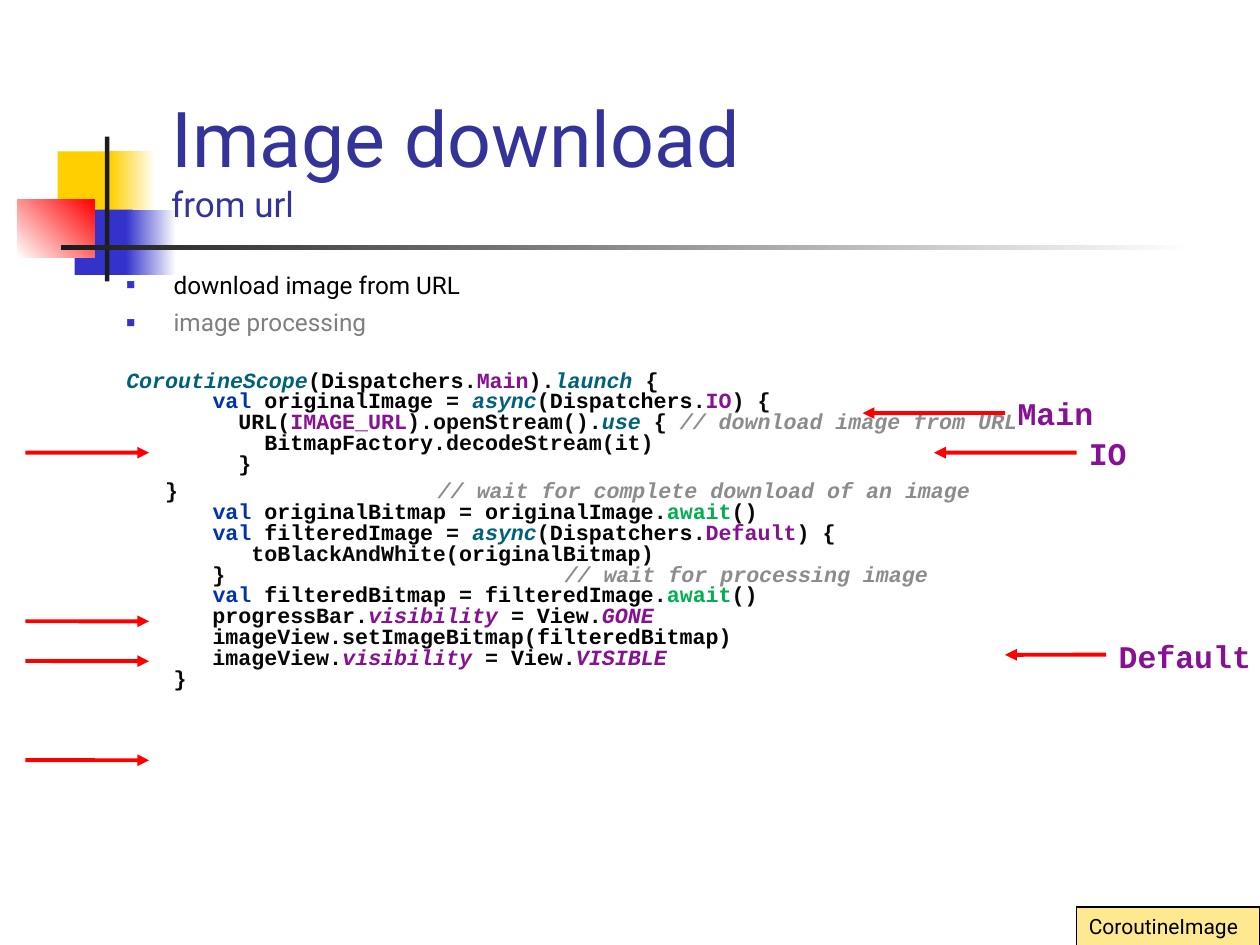
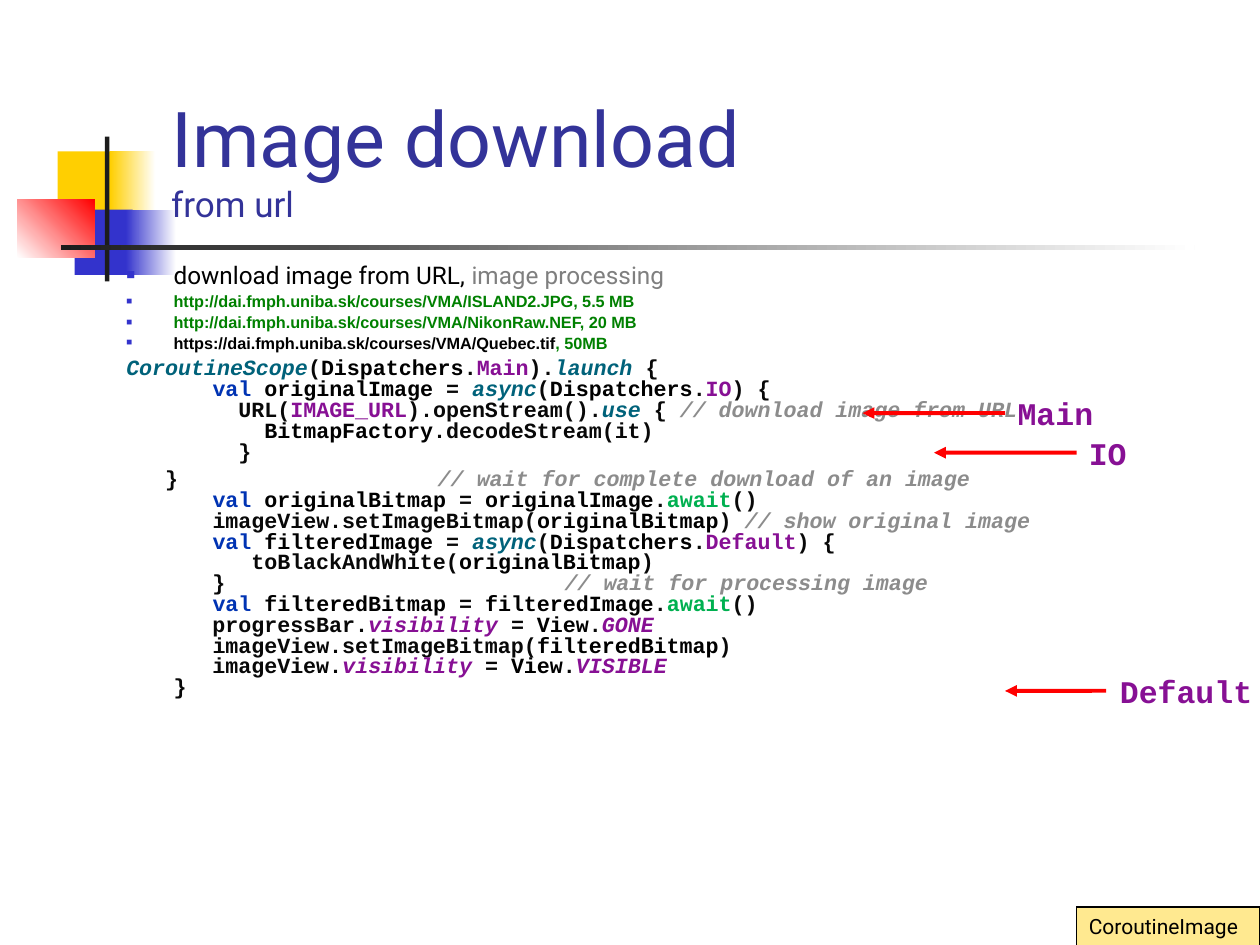
Before and after one commit to vmandro/Prednasky, a slide deck: slide 33 of 10/10_Android.ppt. Drawn at 1260x945 pixels with LibreOffice and Linux fonts; fonts in the diff are those of the drawing. Boxes give left, top, right and bottom in pixels: in the first picture for what was removed or moved away, otherwise in the second. Text is boxed around its words. In the diff, an @@ line names an element or a change of style, - is before the commit and + after.

```diff
--- a/10/10_Android.ppt
+++ b/10/10_Android.ppt
@@ text "download image from URL, image ...": place and size @@
-text "download image from URL, image ..." at box(126, 275, 1017, 670)
+text "download image from URL, image ..." at box(126, 265, 1030, 678)
@@ text at box(174, 265, 664, 352): text changed; size 13.9 to 9.3 pt; font Roboto to Arial; text colour #000000 to #008000; bold on @@
-■ download image from URL
-■ image processing
+■ download image from URL, image processing
+■ http://dai.fmph.uniba.sk/courses/VMA/ISLAND2.JPG, 5.5 MB
+■ http://dai.fmph.uniba.sk/courses/VMA/NikonRaw.NEF, 20 MB
+■ https://dai.fmph.uniba.sk/courses/VMA/Quebec.tif, 50MB
@@ arrow removed from (25, 452) to (149, 452) @@
@@ text at box(212, 471, 1030, 678): text changed @@
-} // wait for complete download of an image
-val originalBitmap = originalImage.await()
-val filteredImage = async(Dispatchers.Default) {
-toBlackAndWhite(originalBitmap)
-} // wait for processing image
-val filteredBitmap = filteredImage.await()
-progressBar.visibility = View.GONE
-imageView.setImageBitmap(filteredBitmap)
-imageView.visibility = View.VISIBLE
-}
+} // wait for complete download of an image
+val originalBitmap = originalImage.await()
+imageView.setImageBitmap(originalBitmap) // show original image
+val filteredImage = async(Dispatchers.Default) {
+toBlackAndWhite(originalBitmap)
+} // wait for processing image
+val filteredBitmap = filteredImage.await()
+progressBar.visibility = View.GONE
+imageView.setImageBitmap(filteredBitmap)
+imageView.visibility = View.VISIBLE
+}
@@ arrow removed from (25, 621) to (149, 621) @@
@@ arrow removed from (25, 662) to (149, 662) @@
@@ text "Default": place and size @@
-text "Default" at box(1119, 646, 1251, 669)
+text "Default" at box(1120, 680, 1252, 704)
@@ arrow moved from (1106, 655) - (1005, 655) to (1106, 690) - (1005, 690) @@
@@ arrow removed from (25, 760) to (149, 760) @@
```
Also in this commit, not shown: 10 other slides changed, 2 other files.
